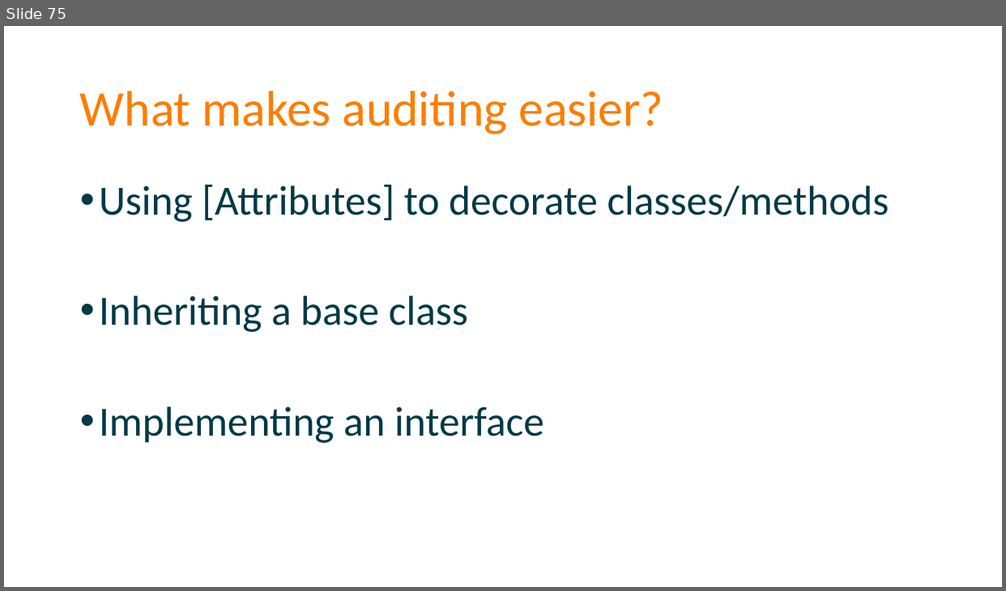
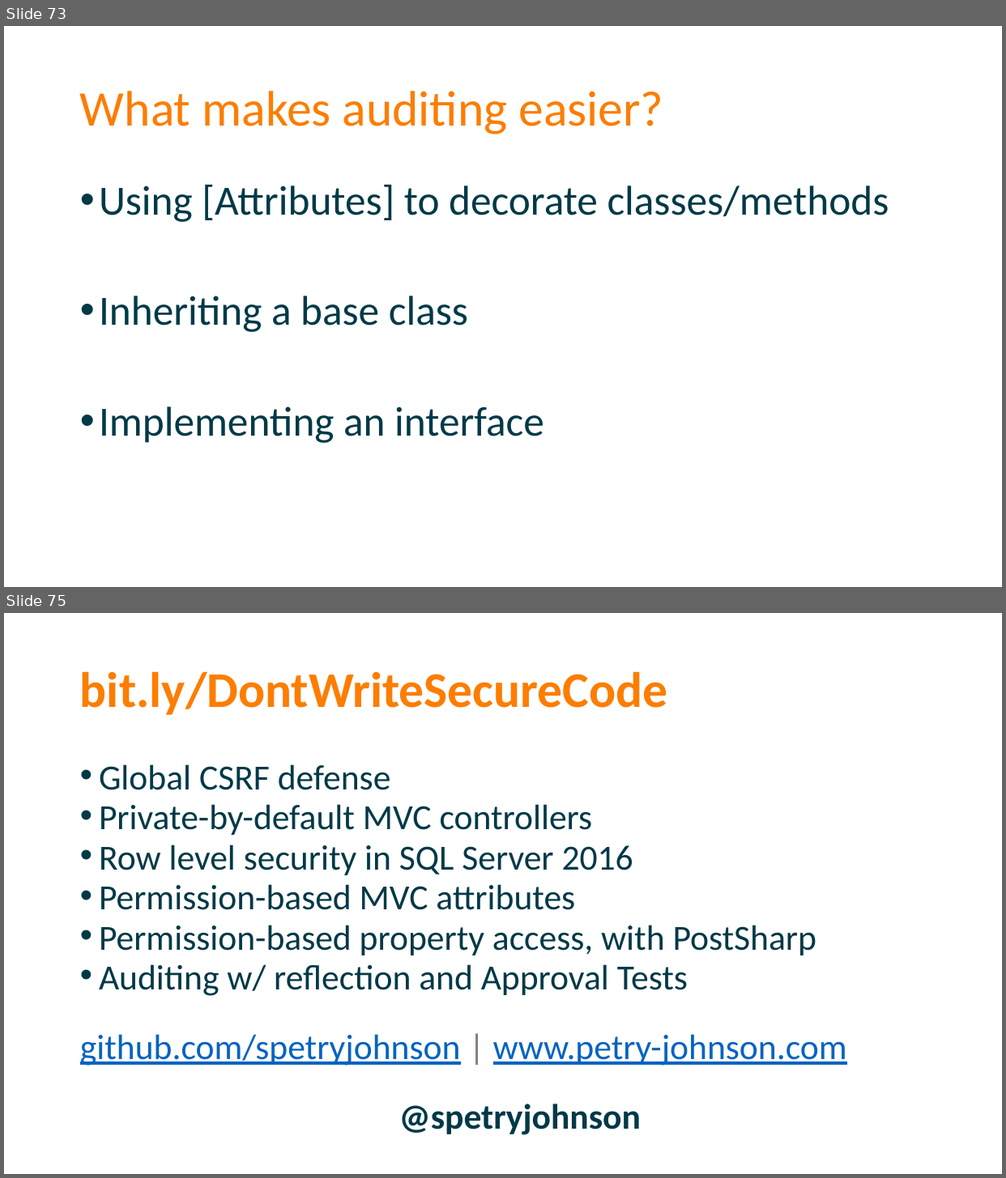
Before and after one commit to spetryjohnson/Talk---Dont-Write-Secure-Code-Design-Secure-Systems, a slide deck: Secure Systems - CodeMash 2017.pptx. Shown one above the other, each under a label of ours: slide 75 before the commit, slides 73 and 75 after it; the slides between them are not shown. The pictures are 1006x591 and 1006x1178 pixels, drawn with LibreOffice and Linux fonts; fonts in the diff are those of the drawing. Boxes give left, top, right and bottom in pixels: in the first picture for what was removed or moved away, otherwise in the second. Text is boxed around its words. In the diff, an @@ line names an element or a change of style, - is before the commit and + after.

```diff
--- a/Secure Systems - CodeMash 2017.pptx
+++ b/Secure Systems - CodeMash 2017.pptx
@@ slide 75 added at <box>4,613,1002,1174</box>, background #FFFFFF @@
@@ title added at <box>80,671,667,715</box>, 48 pt, text #FD7D00, bold @@
+bit.ly/DontWriteSecureCode
@@ text added at <box>80,764,847,1135</box>, 34 pt, text #013947 @@
+• Global CSRF defense
+• Private-by-default MVC controllers
+• Row level security in SQL Server 2016
+• Permission-based MVC attributes
+• Permission-based property access, with PostSharp
+• Auditing w/ reflection and Approval Tests
+github.com/spetryjohnson | www.petry-johnson.com
+@spetryjohnson
@@ what was slide 75 is now slide 73 @@
```
Also in this commit, not shown: 1 slide changed, 1 other slide added, 3 slides removed, 1 other file.
